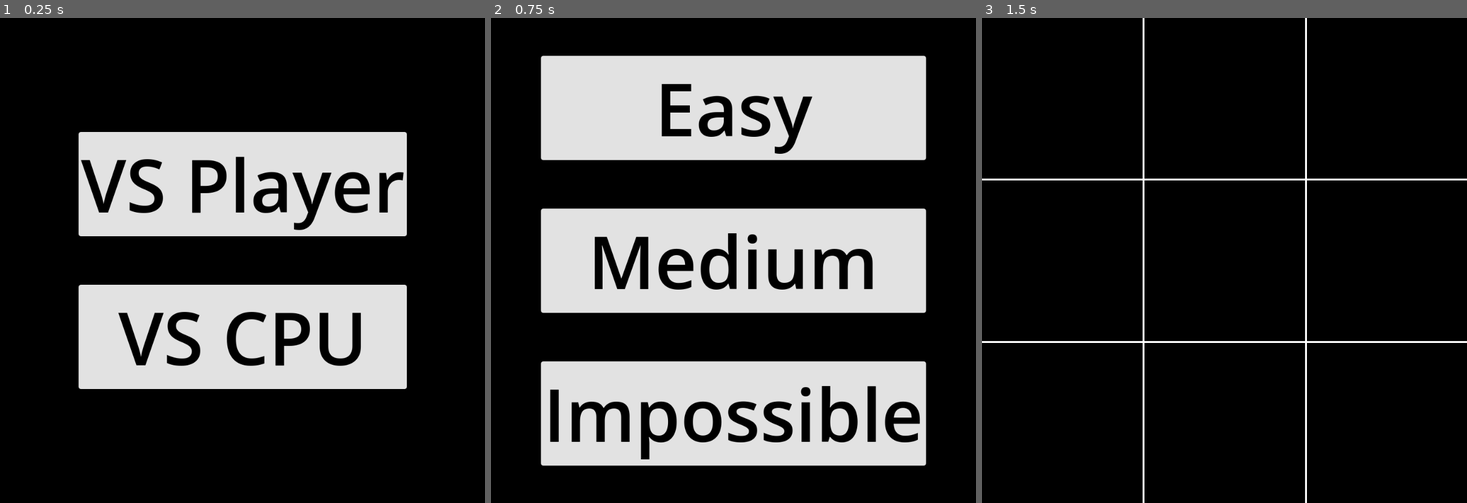
Above: before the commit, frames 1-3 (left to right).
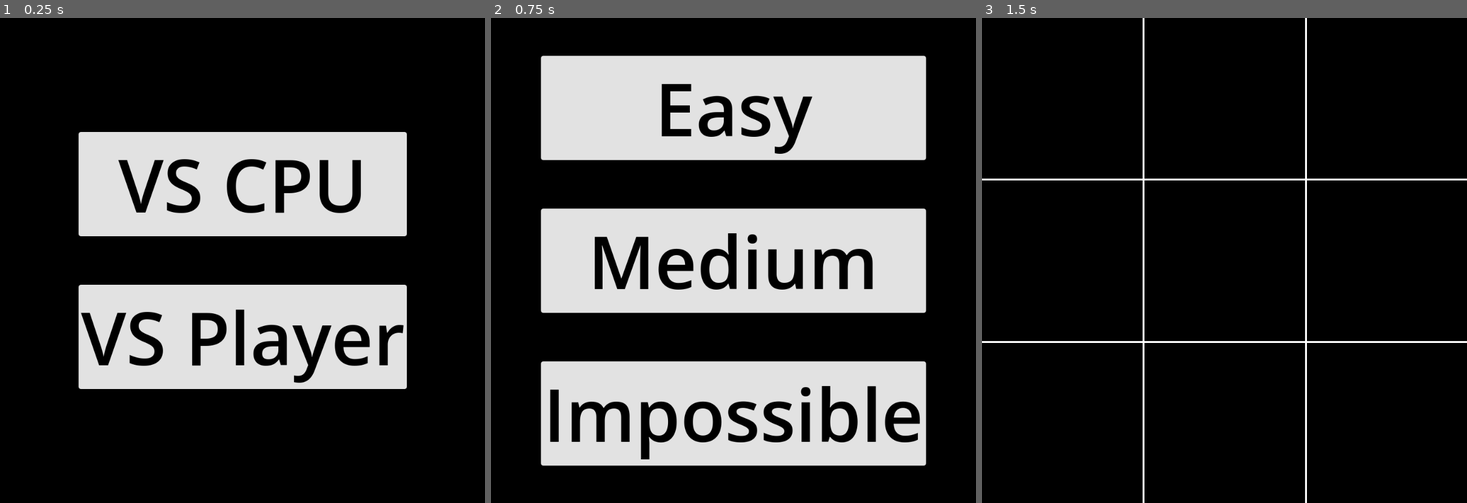
Above: after the commit, the same moments.

Repository: Vorgenstad/tic-tac-toe
Game: Godot game, scene res://scenes/main.tscn
Same seed, same stepped clock (60 frames per second), same inputs: the game is played once before the commit and once after it.
Inputs:
- Up to frame 1 (0.25 s): no input
- Up to frame 2 (0.75 s): click "VS CPU" at 0.5 s
- Up to frame 3 (1.5 s): click "Easy" at 1.25 s

The runs differ from the first frame. In frame 1, 6.9% of the frame differs, in the area x 16-84%, y 28-76%; in frame 2, nothing differs; in frame 3, nothing differs.

Commit message:
Moved CPU mode button to the top of the main menu

Diff:
--- a/scenes/menu.tscn
+++ b/scenes/menu.tscn
@@ -20,13 +20,13 @@
 grow_vertical = 2
 theme_override_constants/separation = 100
 
+[node name="CpuButton" type="Button" parent="ModeButtons"]
+layout_mode = 2
+text = "VS CPU"
+
 [node name="PlayerButton" type="Button" parent="ModeButtons"]
 layout_mode = 2
 text = "VS Player"
-
-[node name="CpuButton" type="Button" parent="ModeButtons"]
-layout_mode = 2
-text = "VS CPU"
 
 [node name="DifficultyButtons" type="VBoxContainer" parent="."]
 unique_name_in_owner = true
Not shown: 1 places in scenes/menu.tscn that only renumber resources
